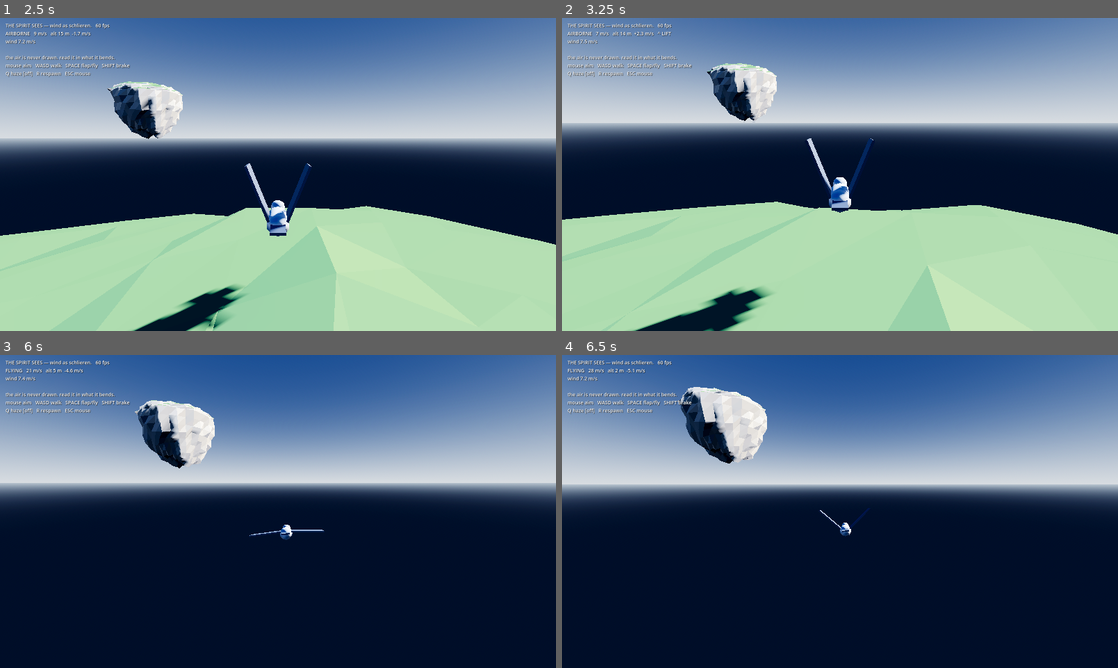
Above: before the commit, frames 1-4 (two rows, left to right).
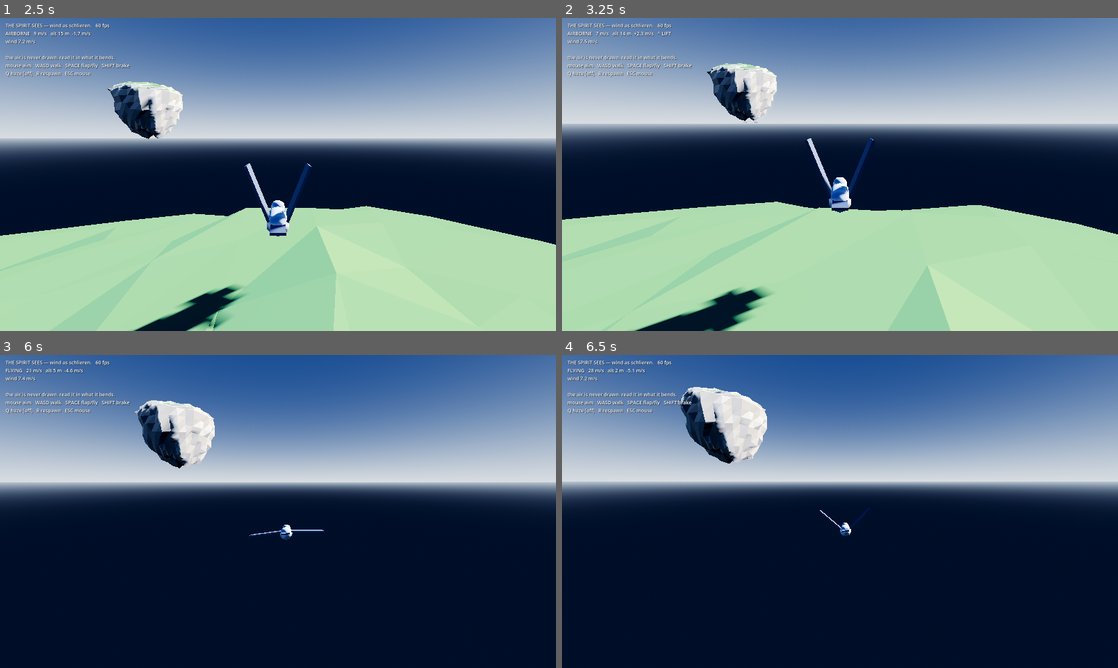
Above: after the commit, the same moments.

Repository: dfleetwood/air
Game: Godot game, scene res://spirit.tscn
The game is run twice, just before and just after one commit, with the same random seed, the same clock (stepped at 60 frames per second) and the same inputs.
Inputs (mouse positions are in pixels of both pictures, inside the frame that each line leads up to):
- Up to frame 1 (2.5 s): tap Enter at 0.5 s; move the mouse to (305, 174) at 0.52 s; hold W (move_forward) from 0.53 s (still down); tap Q (quality) at 0.6 s; tap Space (flap) at 0.77, 1.07, 1.52, 1.82 s; move the mouse to (250, 174) at 1.27 s; tap T at 1.35 s; move the mouse to (289, 168) at 2.02 s; tap G at 2.1 s
- Up to frame 2 (3.25 s): keep holding W (move_forward); move the mouse to (834, 180) at 2.77 s; tap Y at 2.85 s; tap Space (flap) at 3.02 s
- Up to frame 3 (6 s): tap Space (flap) at 3.32, 3.77, 4.07, 4.52, 4.82 s; move the mouse to (316, 514) at 3.52 s; tap 1 at 3.6 s; move the mouse to (233, 508) at 4.27 s; tap 2 at 4.35 s; move the mouse to (283, 511) at 5.02 s; tap 3 at 5.1 s; move the mouse to (255, 505) at 5.77 s; release W (move_forward) at 5.78 s; hold D (move_right) from 5.78 s (still down); tap 4 at 5.85 s
- Up to frame 4 (6.5 s): keep holding D (move_right); tap Space (flap) at 6.02, 6.32 s

Frame 1 is identical in both runs. In frame 2, 0.2% of the frame differs, in the area x 0-100%, y 33-34%; in frame 3, 0.2%; in frame 4, 3.4%, in the area x 0-100%, y 40-45%.

Commit message:
working on air

Diff:
--- a/air_fog.gdshader
+++ b/air_fog.gdshader
@@ -28,8 +28,14 @@
 const float BOUNDARY = 9.0;
 const float INFLOW_REACH = 4.0;
 
+// No sin(). A sine-based hash is a transcendental op per noise tap, and this
+// shader runs once per FROXEL — hundreds of thousands of them — so it showed up
+// as whole milliseconds. This is the standard cheap integer-ish float hash.
 float hash11(float n) {
-	return fract(sin(n) * 43758.5453123);
+	n = fract(n * 0.1031);
+	n *= n + 33.33;
+	n *= n + n;
+	return fract(n);
 }
 
 float vnoise(vec3 p) {
@@ -46,29 +52,32 @@
 }
 
 float fbm(vec3 p) {
-	return 0.55 * vnoise(p)
-		+ 0.26 * vnoise(p * 2.03 + 17.3)
-		+ 0.13 * vnoise(p * 4.11 + 41.9)
-		+ 0.06 * vnoise(p * 8.07 + 73.1);
+	return 0.60 * vnoise(p)
+		+ 0.27 * vnoise(p * 2.03 + 17.3)
+		+ 0.13 * vnoise(p * 4.11 + 41.9);
 }
 
-float scene_sdf(vec3 p) {
-	float d = 1e9;
+// Distance AND normal to the nearest island in a single pass.
+//
+// This used to be a finite-difference gradient: six SDF evaluations, each looping
+// all five islands, i.e. thirty island tests per sample. But these islands are
+// squashed spheres, so the normal is ANALYTIC — no differencing needed. Same
+// answer, thirty times less of it. This one change is most of the frame budget.
+vec4 scene_nearest(vec3 p) {
+	float best = 1e9;
+	vec3 n = vec3(0.0, 1.0, 0.0);
 	for (int i = 0; i < 5; i++) {
 		vec3 q = p - islands[i];
-		q.y /= (q.y > 0.0) ? SQUASH_UP : SQUASH_DOWN;
-		d = min(d, (length(q) - island_r[i]) * SQUASH_UP);
+		float s = (q.y > 0.0) ? SQUASH_UP : SQUASH_DOWN;
+		q.y /= s;
+		float len = max(length(q), 0.001);
+		float d = (len - island_r[i]) * SQUASH_UP;
+		if (d < best) {
+			best = d;
+			n = normalize(vec3(q.x, q.y / s, q.z) / len);
+		}
 	}
-	return d;
-}
-
-vec3 scene_grad(vec3 p) {
-	float e = 0.8;
-	vec3 g = vec3(
-		scene_sdf(p + vec3(e, 0, 0)) - scene_sdf(p - vec3(e, 0, 0)),
-		scene_sdf(p + vec3(0, e, 0)) - scene_sdf(p - vec3(0, e, 0)),
-		scene_sdf(p + vec3(0, 0, e)) - scene_sdf(p - vec3(0, 0, e)));
-	return (length(g) > 1e-5) ? normalize(g) : vec3(0.0, 1.0, 0.0);
+	return vec4(n, best);
 }
 
 vec3 thermal_vel(vec3 p) {
@@ -104,14 +113,15 @@
 
 void fog() {
 	vec3 p = WORLD_POSITION;
-	float d = scene_sdf(p);
+	vec4 near = scene_nearest(p);
+	vec3 n = near.xyz;
+	float d = near.w;
 
 	// Rock is a clean hole in the smoke: air cannot be there, so no dye is. This
 	// has to be a MASK and not an early return — `return` is illegal inside a fog
 	// processor, and Godot will fail the compile silently and render you nothing.
 	float air = step(0.0, d);
 
-	vec3 n = scene_grad(p);
 	float surf = 1.0 - smoothstep(0.0, BOUNDARY, d);   // 1 against the rock
 	vec3 th = thermal_vel(p);
 	vec3 flow = prevailing;
--- a/project.godot
+++ b/project.godot
@@ -19,11 +19,12 @@
 
 [rendering]
 
-; The froxel grid the volumetric fog marches. Written for an RTX 4060, which eats
-; this comfortably — the air is the entire game here, so it gets the budget. On
-; the HD 620 dev laptop, drop these to 48 / 96 / filter off and expect to crawl.
-environment/volumetric_fog/volume_size=112
-environment/volumetric_fog/volume_depth=192
+; The froxel grid the volumetric fog marches. EVERY cell runs air_fog.gdshader, so
+; this number is a multiplier on a fairly expensive shader — 112/192 was 2.4M
+; cells and brought a GTX 1060 to its knees. 64/64 is 262k, nine times cheaper,
+; and the dye is a soft smoky thing that cannot tell the difference.
+environment/volumetric_fog/volume_size=64
+environment/volumetric_fog/volume_depth=64
 environment/volumetric_fog/use_filter=1
 anti_aliasing/quality/msaa_3d=2
 
--- a/schlieren.gdshader
+++ b/schlieren.gdshader
@@ -35,7 +35,13 @@
 const float BOUNDARY = 9.0;
 const float INFLOW_REACH = 4.0;
 
-float hash11(float n) { return fract(sin(n) * 43758.5453123); }
+// No sin() — this runs per pixel, and a transcendental per noise tap is real money.
+float hash11(float n) {
+	n = fract(n * 0.1031);
+	n *= n + 33.33;
+	n *= n + n;
+	return fract(n);
+}
 
 float vnoise(vec3 p) {
 	vec3 i = floor(p);
@@ -61,23 +67,24 @@
 	return vec3(a - b, b - c, c - a) / (2.0 * e);
 }
 
-float scene_sdf(vec3 p) {
-	float d = 1e9;
+// Distance and normal in one pass. The islands are squashed spheres, so the
+// normal is analytic — the finite-difference gradient this replaces cost thirty
+// island tests per pixel, for exactly the same answer.
+vec4 scene_nearest(vec3 p) {
+	float best = 1e9;
+	vec3 n = vec3(0.0, 1.0, 0.0);
 	for (int i = 0; i < 5; i++) {
 		vec3 q = p - islands[i];
-		q.y /= (q.y > 0.0) ? SQUASH_UP : SQUASH_DOWN;
-		d = min(d, (length(q) - island_r[i]) * SQUASH_UP);
+		float s = (q.y > 0.0) ? SQUASH_UP : SQUASH_DOWN;
+		q.y /= s;
+		float len = max(length(q), 0.001);
+		float d = (len - island_r[i]) * SQUASH_UP;
+		if (d < best) {
+			best = d;
+			n = normalize(vec3(q.x, q.y / s, q.z) / len);
+		}
 	}
-	return d;
-}
-
-vec3 scene_grad(vec3 p) {
-	float e = 0.9;
-	vec3 g = vec3(
-		scene_sdf(p + vec3(e, 0, 0)) - scene_sdf(p - vec3(e, 0, 0)),
-		scene_sdf(p + vec3(0, e, 0)) - scene_sdf(p - vec3(0, e, 0)),
-		scene_sdf(p + vec3(0, 0, e)) - scene_sdf(p - vec3(0, 0, e)));
-	return (length(g) > 1e-5) ? normalize(g) : vec3(0.0, 1.0, 0.0);
+	return vec4(n, best);
 }
 
 float thermal_lift(vec3 p) {
@@ -126,8 +133,9 @@
 	float speed = length(prevailing);
 	vec3 dir = (speed > 0.001) ? prevailing / speed : vec3(1.0, 0.0, 0.0);
 
-	float d = scene_sdf(world);
-	vec3 n = scene_grad(world);
+	vec4 near = scene_nearest(world);
+	vec3 n = near.xyz;
+	float d = near.w;
 	float near_rock = 1.0 - smoothstep(0.0, BOUNDARY * 2.2, max(d, 0.0));
 	float lee = max(dot(dir, n), 0.0) * near_rock;          // the wake: unstable
 	float lift = thermal_lift(world);
@@ -143,9 +151,9 @@
 		+ smoothstep(0.8, 5.0, lift) * 0.55
 		+ speed * 0.012;                                     // calm air: almost nothing
 
-	// The direction of the bending follows the eddies themselves.
-	vec3 eddy = curl(world * 0.055 + vec3(0.0, TIME * 0.35, 0.0)) * 1.0
-		+ curl(world * 0.16 + vec3(TIME * 0.6, 0.0, 0.0)) * 0.4;
+	// The direction of the bending follows the eddies themselves. One octave —
+	// the second one cost as much as everything else here and you could not see it.
+	vec3 eddy = curl(world * 0.06 + vec3(0.0, TIME * 0.35, 0.0));
 
 	// Rising air stretches the distortion UPWARD, sinking air drags it down. The
 	// world does not merely wobble — it is pulled the way the air is going.
